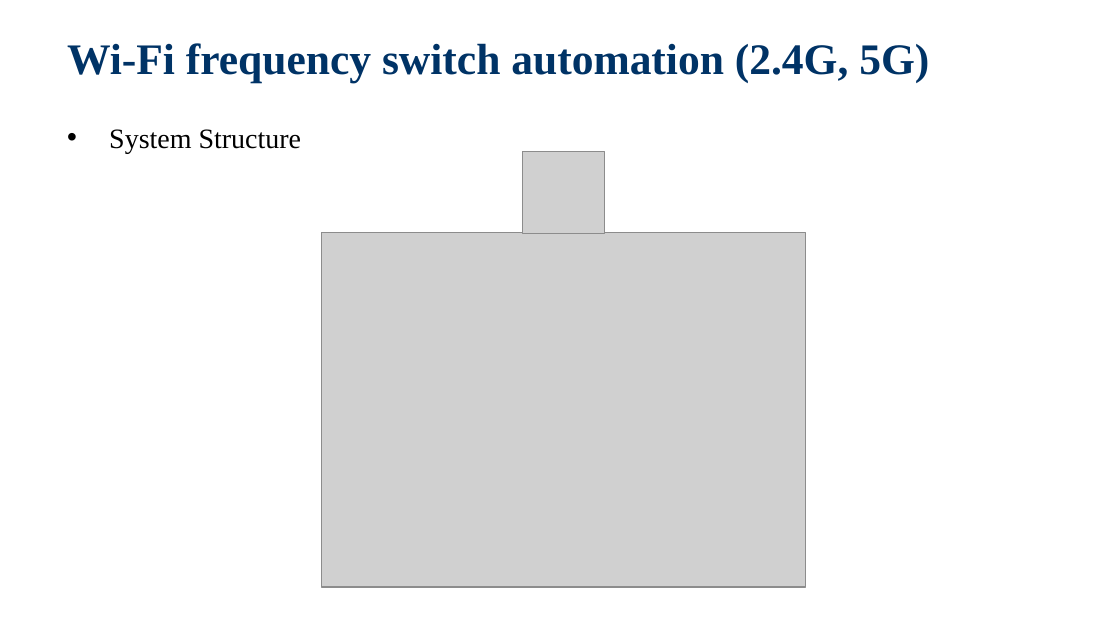
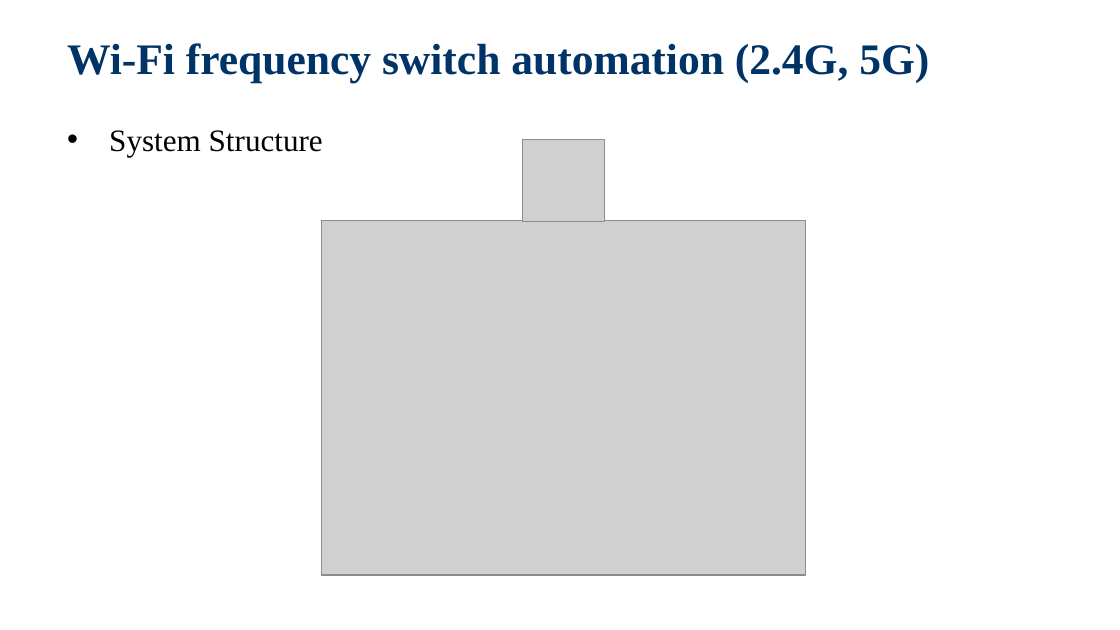
Before and after one commit to jackiejay888/automation, a slide deck: slide 14 of kpi/Test Automation.pptx. Drawn at 1120x630 pixels with LibreOffice and Linux fonts; fonts in the diff are those of the drawing; grey boxes stand for pictures; background and template pictures are left out. Boxes give left, top, right and bottom in pixels: in the first picture for what was removed or moved away, otherwise in the second. Text is boxed around its words. In the diff, an @@ line names an element or a change of style, - is before the commit and + after.

Commit message:
Update the Test Automation

```diff
--- a/kpi/Test Automation.pptx
+++ b/kpi/Test Automation.pptx
@@ text "System Structure" at (109,130,323,157): size 18 to 20 pt @@
@@ picture: place and size @@
-picture at (523,151,605,233)
+picture at (523,139,605,221)
@@ picture: place and size @@
-picture at (321,233,805,588)
+picture at (321,221,805,576)
```
Also in this commit, not shown: 33 other slides changed, 1 other file.
